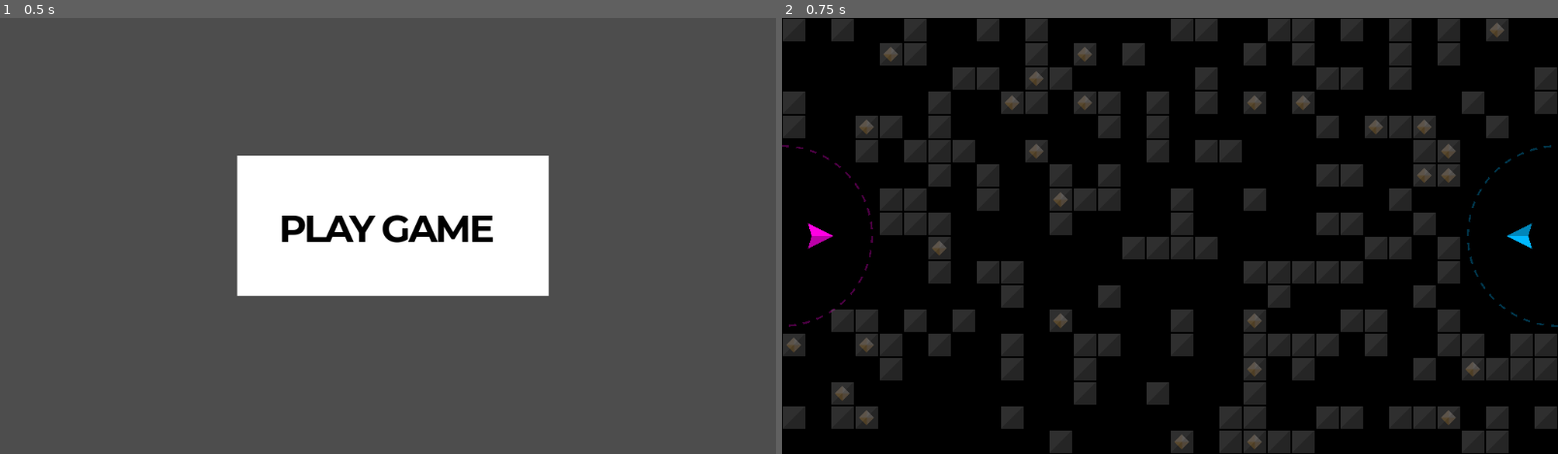
Above: before the commit, frames 1-2 (left to right).
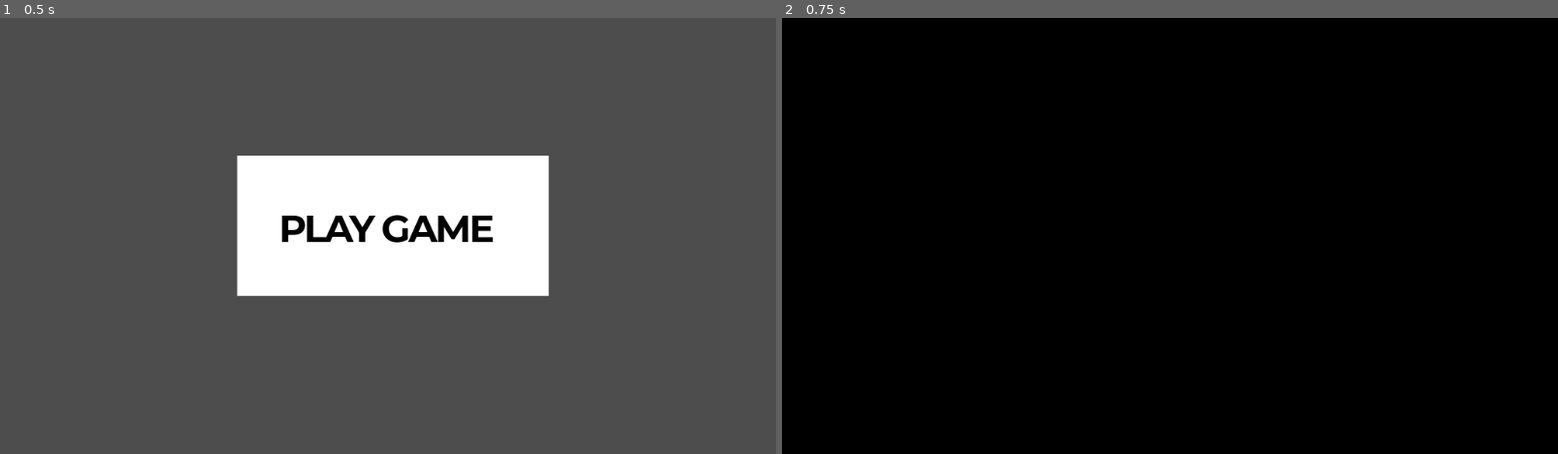
Above: after the commit, the same moments.

Repository: outrightmental/Blockbusters
Game: Godot game, scene res://scenes/main.tscn
Two runs of this game, one before a commit and one after it. Both use one fixed random seed, a clock stepped at 60 frames per second and the inputs below.
Inputs (mouse positions are in pixels of both pictures, inside the frame that each line leads up to):
- Up to frame 1 (0.5 s): no input
- Up to frame 2 (0.75 s): click (1177, 222) at 0.5 s

Frame 1 is identical in both runs. In frame 2, 26% of the frame differs, in the area x 0-100%, y 0-100%.
Error after the commit: Parse Error: Could not find type "Score" in the current scope. (res://scenes/play_game.gd:100)

Commit message:
score display

Diff:
--- a/global/config.gd
+++ b/global/config.gd
@@ -14,4 +14,4 @@
 const PLAYER_SHIP_PROJECTILE_EXPLOSIVE_ACCELERATION: float     = 500.0
 const PLAYER_SHIP_PROJECTILE_EXPLOSIVE_MAX_VELOCITY: float     = 2000.0
 # player initial score
-const PLAYER_INITIAL_SCORE: int = 0
+const PLAYER_INITIAL_SCORE: int = 5
--- a/global/scoring.gd
+++ b/global/game.gd
@@ -1,4 +1,9 @@
 extends Node
+
+# All available signals -- use these constants to reference them to avoid typos
+signal reset_game
+signal update_score(score: Dictionary)
+signal projectile_explosive_launched(player_num: int, projectile: Node)
 
 # Keeping track of the score
 @onready var score: Dictionary = {
@@ -8,14 +13,13 @@
 
 
 func _ready() -> void:
-	SignalBus.reset_game.connect(_do_reset_game)
-	SignalBus.projectile_explosive_launched.connect(_on_projectile_explosive_launched)
+	reset_game.connect(_do_reset_game)
+	projectile_explosive_launched.connect(_on_projectile_explosive_launched)
 
 
 func _do_reset_game() -> void:
 	score[1] = Config.PLAYER_INITIAL_SCORE
 	score[2] = Config.PLAYER_INITIAL_SCORE
-	print("[SCORE] Did reset game")
 	_update()
 
 
@@ -25,4 +29,4 @@
 
 
 func _update():
-	SignalBus.update_score.emit(score)
+	update_score.emit(score)
--- a/global/signal_bus.gd
+++ /dev/null
@@ -1,6 +0,0 @@
-extends Node
-
-# All available signals -- use these constants to reference them to avoid typos
-signal reset_game
-signal update_score(score: Dictionary)
-signal projectile_explosive_launched(player_num: int, projectile: Node)
--- a/models/player/ship.gd
+++ b/models/player/ship.gd
@@ -159,7 +159,7 @@
 	projectile.player_num = player_num
 	self.get_parent().call_deferred("add_child", projectile)
 	# Emit a signal to notify that the projectile explosive was launched
-	SignalBus.projectile_explosive_launched.emit(projectile)
+	Game.projectile_explosive_launched.emit(projectile)
 
 
 # Called when the ship is instantiated
--- a/project.godot
+++ b/project.godot
@@ -18,8 +18,7 @@
 [autoload]
 
 Config="*res://global/config.gd"
-Scoring="*res://global/scoring.gd"
-SignalBus="*res://global/signal_bus.gd"
+Game="*res://global/game.gd"
 Util="*res://global/util.gd"
 
 [display]
--- a/scenes/play_game.gd
+++ b/scenes/play_game.gd
@@ -26,10 +26,11 @@
 
 # Instantiate a models/ship/ship.gd for each player, so set player_num = 1 or 2 respectively, and Player 1 is 10% in from the left, vertical center, and Player 2 is 10% in from the right, vertical center.
 func _ready() -> void:
-	SignalBus.reset_game.emit()
 	var viewport_size: Vector2 = get_viewport().get_visible_rect().size
-	_spawn_player_ship(1, Vector2(viewport_size.x * 0.05, viewport_size.y * 0.5), 0)
-	_spawn_player_ship(2, Vector2(viewport_size.x * 0.95, viewport_size.y * 0.5), PI)
+	_spawn_player_ship(1, Vector2(viewport_size.x * 0.08, viewport_size.y * 0.5), 0)
+	_spawn_player_ship(2, Vector2(viewport_size.x * 0.92, viewport_size.y * 0.5), PI)
+	_spawn_player_score(1, Vector2(viewport_size.x * 0.03, viewport_size.y * 0.5), PI/2)
+	_spawn_player_score(2, Vector2(viewport_size.x * 0.97, viewport_size.y * 0.5), -PI/2)
 	var player_home_1: Home            = _spawn_player_home(1, Vector2(0, viewport_size.y * 0.5), 0)
 	var player_home_2: Home            = _spawn_player_home(2, Vector2(viewport_size.x, viewport_size.y * 0.5), PI)
 	var home_positions: Array[Vector2] = [player_home_1.position, player_home_2.position]
@@ -54,6 +55,7 @@
 			if grid[x].has(y):
 				_spawn_block(_grid_position(x, y), grid[x][y] == GridType.GEM)
 
+	Game.reset_game.emit()
 	pass
 
 
@@ -94,6 +96,17 @@
 	return home_scene
 
 
+# Spawn a player score at the given position and rotation
+func _spawn_player_score(num: int, start_position: Vector2, start_rotation: float) -> Score:
+	var score_scene: Score = preload('res://models/player/score.tscn').instantiate()
+	score_scene.position = start_position
+	score_scene.player_num = num
+	score_scene.rotation = start_rotation
+	score_scene.z_index = -1
+	self.add_child(score_scene)
+	return score_scene
+
+
 func _spawn_block(start_position: Vector2, has_gem: bool) -> Node:
 	var block_scene: Block = preload('res://models/block/block.tscn').instantiate()
 	block_scene.position = start_position
Not shown, removed: global/scoring.gd.uid
Not shown, removed: global/signal_bus.gd.uid
